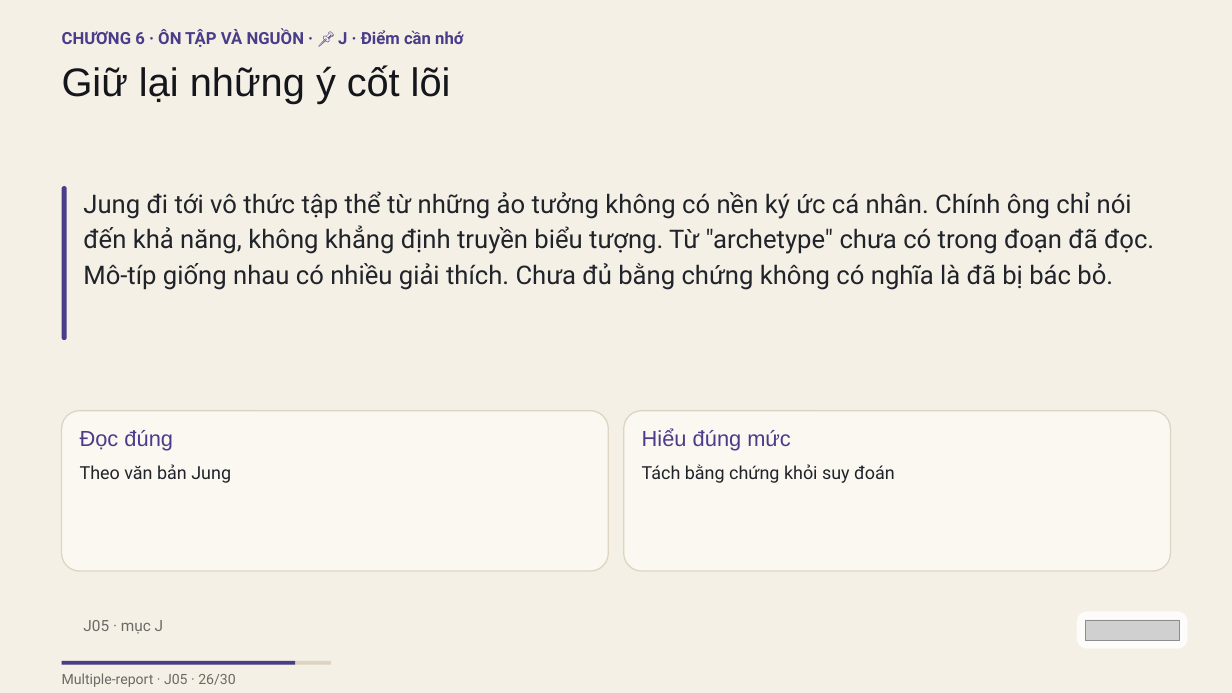
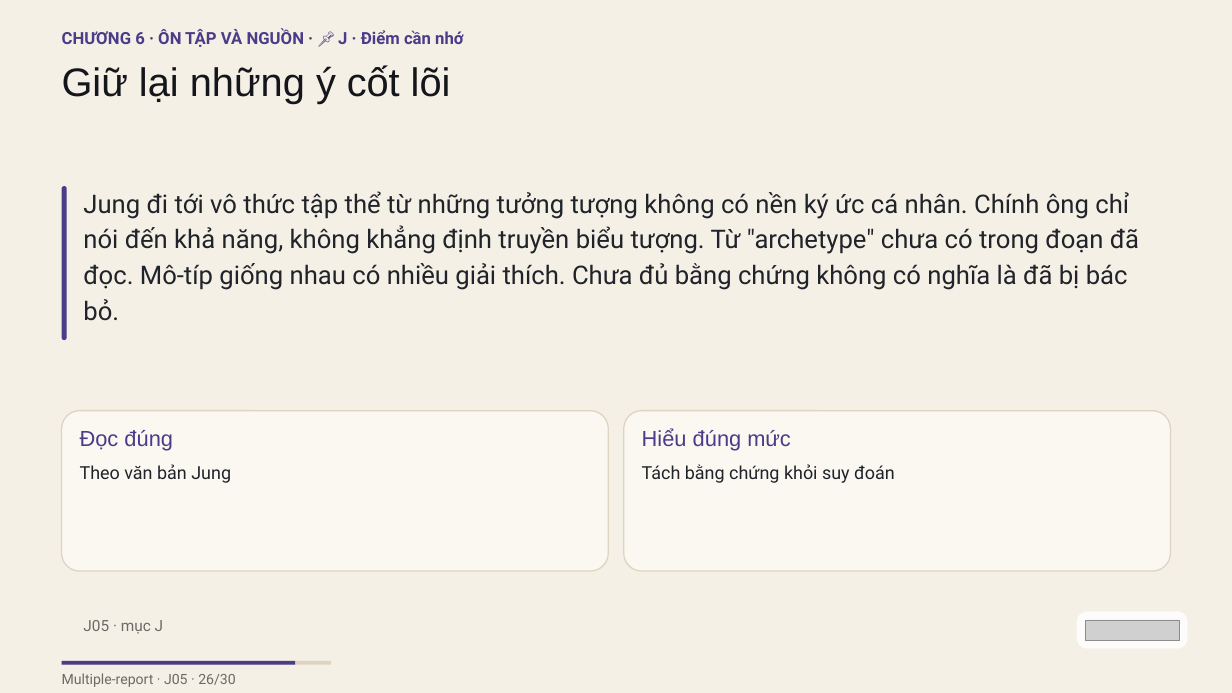
Before and after one commit to vohoailinh90/Multiple-report, a slide deck: slide 26 of psychology-knowledge/03-Carl-Gustav-Jung/visuals/j05.pptx. Drawn at 1232x693 pixels with LibreOffice and Linux fonts; fonts in the diff are those of the drawing; grey boxes stand for pictures. Boxes give left, top, right and bottom in pixels: in the first picture for what was removed or moved away, otherwise in the second. Text is boxed around its words. In the diff, an @@ line names an element or a change of style, - is before the commit and + after.

```diff
--- a/psychology-knowledge/03-Carl-Gustav-Jung/visuals/j05.pptx
+++ b/psychology-knowledge/03-Carl-Gustav-Jung/visuals/j05.pptx
@@ text at box(83, 191, 1139, 321): text changed @@
-Jung đi tới vô thức tập thể từ những ảo tưởng không có nền ký ức cá nhân. Chính ông chỉ nói đến khả năng, không khẳng định truyền biểu tượng. Từ "archetype" chưa có trong đoạn đã đọc. Mô-típ giống nhau có nhiều giải thích. Chưa đủ bằng chứng không có nghĩa là đã bị bác bỏ.
+Jung đi tới vô thức tập thể từ những tưởng tượng không có nền ký ức cá nhân. Chính ông chỉ nói đến khả năng, không khẳng định truyền biểu tượng. Từ "archetype" chưa có trong đoạn đã đọc. Mô-típ giống nhau có nhiều giải thích. Chưa đủ bằng chứng không có nghĩa là đã bị bác bỏ.
```
Also in this commit, not shown: 3 other slides changed, 12 other files.
